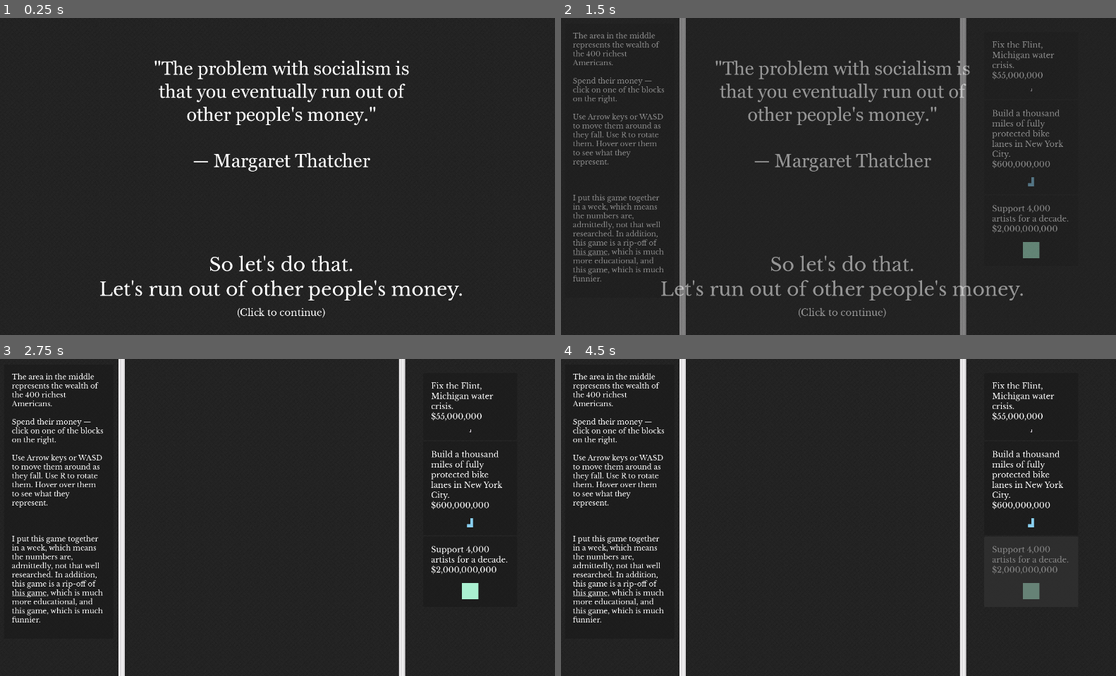
Above: before the commit, frames 1-4 (two rows, left to right).
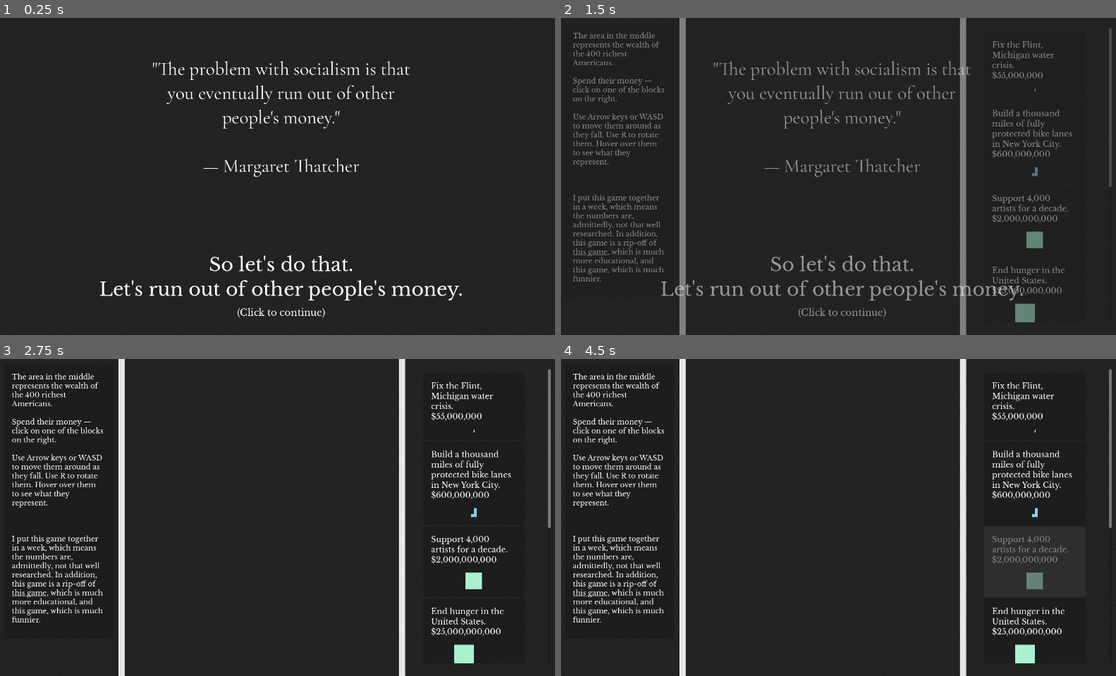
Above: after the commit, the same moments.

Repository: kksgandhi/other-peoples-money
Game: Godot game, scene res://scenes/game.tscn
The game is run twice, just before and just after one commit, with the same random seed, the same clock (stepped at 60 frames per second) and the same inputs.
Inputs (mouse positions are in pixels of both pictures, inside the frame that each line leads up to):
- Up to frame 1 (0.25 s): no input
- Up to frame 2 (1.5 s): click (1032, 65) at 0.52 s; tap Enter at 1.25 s; move the mouse to (966, 160) at 1.27 s; hold Right (right) from 1.28 s (still down); tap S (rotate) at 1.35 s; click (966, 160) at 1.42 s
- Up to frame 3 (2.75 s): tap Enter at 2 s; move the mouse to (166, 533) at 2.02 s; release Right (right) at 2.03 s; hold Left (left) from 2.03 s (still down); tap S (rotate) at 2.1 s
- Up to frame 4 (4.5 s): tap Enter at 2.75, 4.25 s; move the mouse to (899, 447) at 2.77 s; release Left (left) at 2.78 s; hold Right (right) 2.78-4.28 s; tap S (rotate) at 2.85, 3.6, 4.35 s; tap Space at 3.5 s; move the mouse to (816, 580) at 3.52 s; click (816, 580) at 3.67 s; move the mouse to (1010, 565) at 4.27 s; hold Left (left) from 4.28 s (still down)

The runs differ from the first frame. In frame 1, 3.1% of the frame differs, in the area x 27-74%, y 13-51%; in frame 2, 4.5%, in the area x 27-100%, y 3-96%; in frame 3, 2.0%; in frame 4, 1.9%.

Commit message:
font change

Diff:
--- a/scenes/game.gd
+++ b/scenes/game.gd
@@ -12,7 +12,7 @@
 
 func _ready():
   read_cost_information()
-  add_tetro_ui_item(); add_tetro_ui_item(); add_tetro_ui_item()
+  add_tetro_ui_item(); add_tetro_ui_item(); add_tetro_ui_item(); add_tetro_ui_item(); add_tetro_ui_item()
   %Top.position.y = %Bottom.position.y - (height_of_play_area + 16)
 
 func read_cost_information():
--- a/scenes/game.tscn
+++ b/scenes/game.tscn
@@ -7,7 +7,7 @@
 [ext_resource type="Texture2D" uid="uid://dkrf3loockfsj" path="res://assets/images/noise.png" id="5_gbuh6"]
 [ext_resource type="Script" path="res://scenes/Splash.gd" id="6_ybfi8"]
 [ext_resource type="FontFile" uid="uid://c4gwrk6vad2vk" path="res://assets/fonts/LibreBaskerville-Regular.ttf" id="7_0lwrg"]
-[ext_resource type="FontFile" uid="uid://d1b5h8eak7ut1" path="res://assets/fonts/Georgia Regular font.ttf" id="7_7v1fb"]
+[ext_resource type="FontFile" uid="uid://wlifu43k750l" path="res://assets/fonts/CormorantGaramond-Regular.ttf" id="8_xur25"]
 
 [sub_resource type="Animation" id="Animation_mhut5"]
 length = 0.001
@@ -261,7 +261,7 @@
 offset_top = 100.0
 offset_right = 1070.0
 offset_bottom = 304.0
-theme_override_fonts/font = ExtResource("7_7v1fb")
+theme_override_fonts/font = ExtResource("8_xur25")
 theme_override_font_sizes/font_size = 48
 text = "\"The problem with socialism is that you eventually run out of other people's money.\"
 
Binary file added: assets/fonts/CormorantGaramond-Regular.ttf
Not shown, added: assets/fonts/CormorantGaramond-Regular.ttf.import
